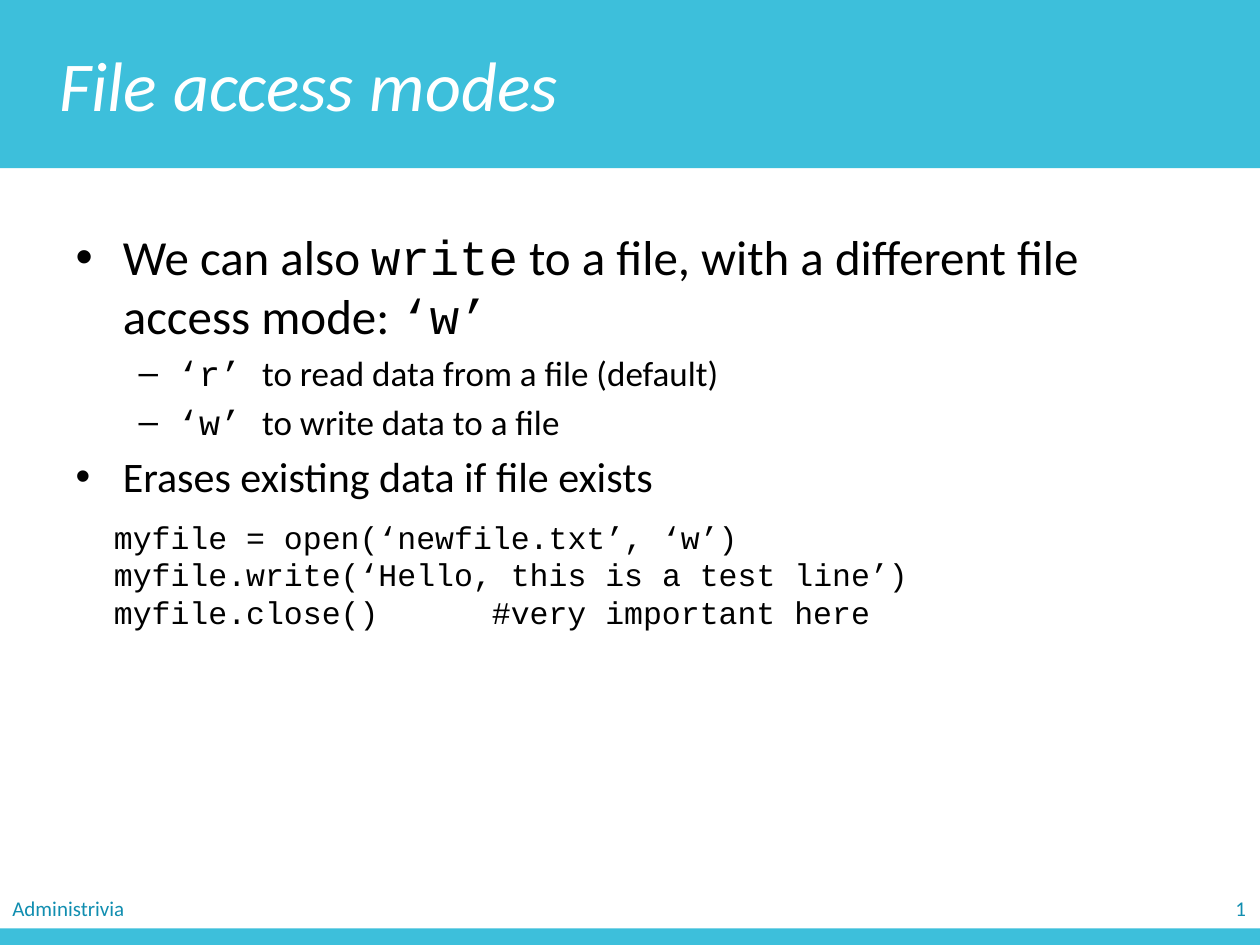
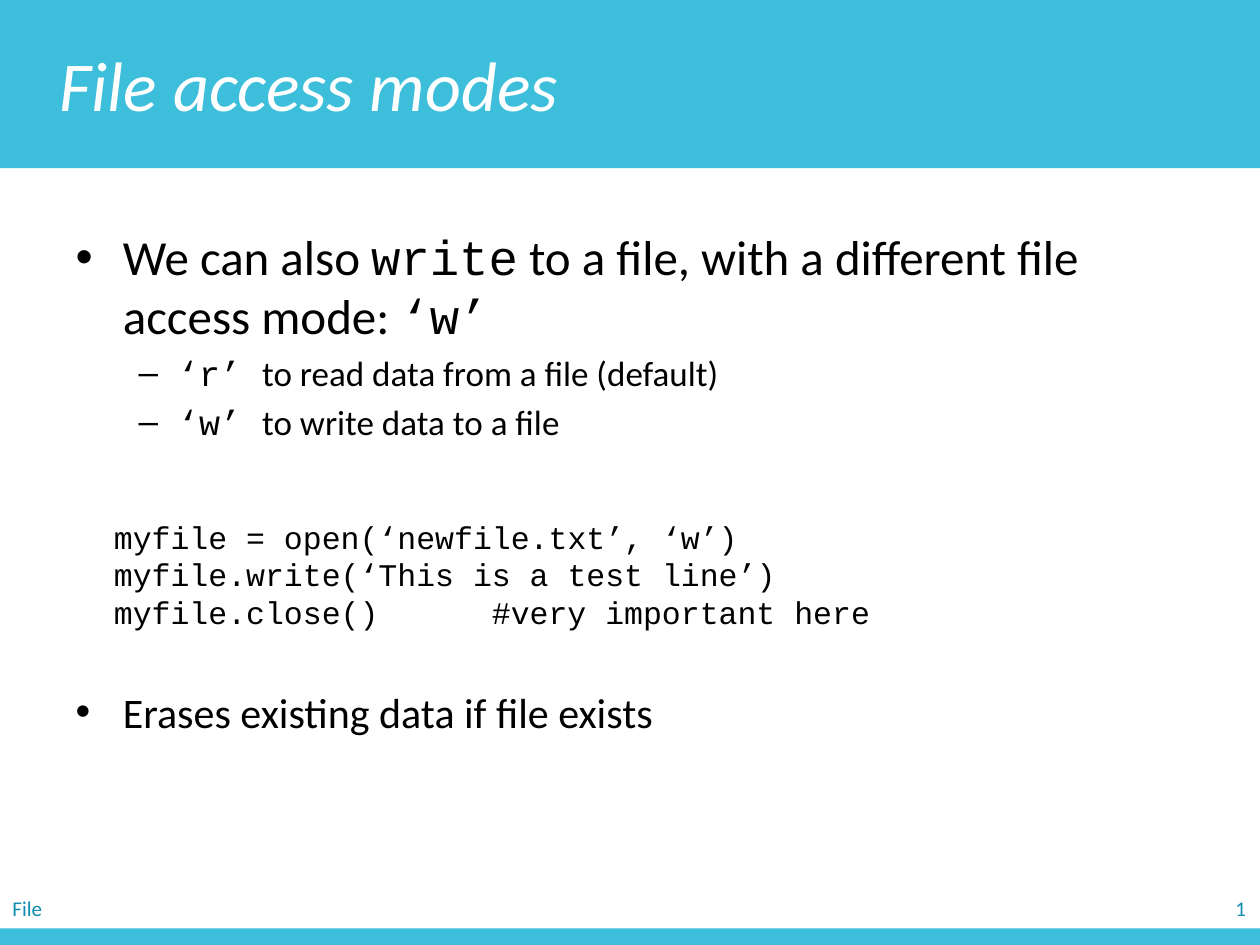
Before and after one commit to zichengliao/zuics101-fa17, a slide deck: slide 37 of lectures/lec10/lec10.pptx (slide 26 before the commit). Drawn at 1260x945 pixels with LibreOffice and Linux fonts; fonts in the diff are those of the drawing. Boxes give left, top, right and bottom in pixels: in the first picture for what was removed or moved away, otherwise in the second. Text is boxed around its words. In the diff, an @@ line names an element or a change of style, - is before the commit and + after.

```diff
--- a/lectures/lec10/lec10.pptx
+++ b/lectures/lec10/lec10.pptx
@@ text "We can also write to ..." rewrapped from (123, 240, 1078, 500) to (123, 240, 1078, 736) @@
@@ text at (114, 564, 775, 593): text changed @@
-myfile.write(‘Hello, this is a test line’)
+myfile.write(‘This is a test line’)
@@ text removed at (12, 901, 124, 916) @@
-Administrivia
@@ text added at (12, 901, 42, 916), 12 pt, text #118EB0 @@
+File
```
Also in this commit, not shown: 23 other slides changed, 12 slides added, 1 slide removed, 4 other files.
